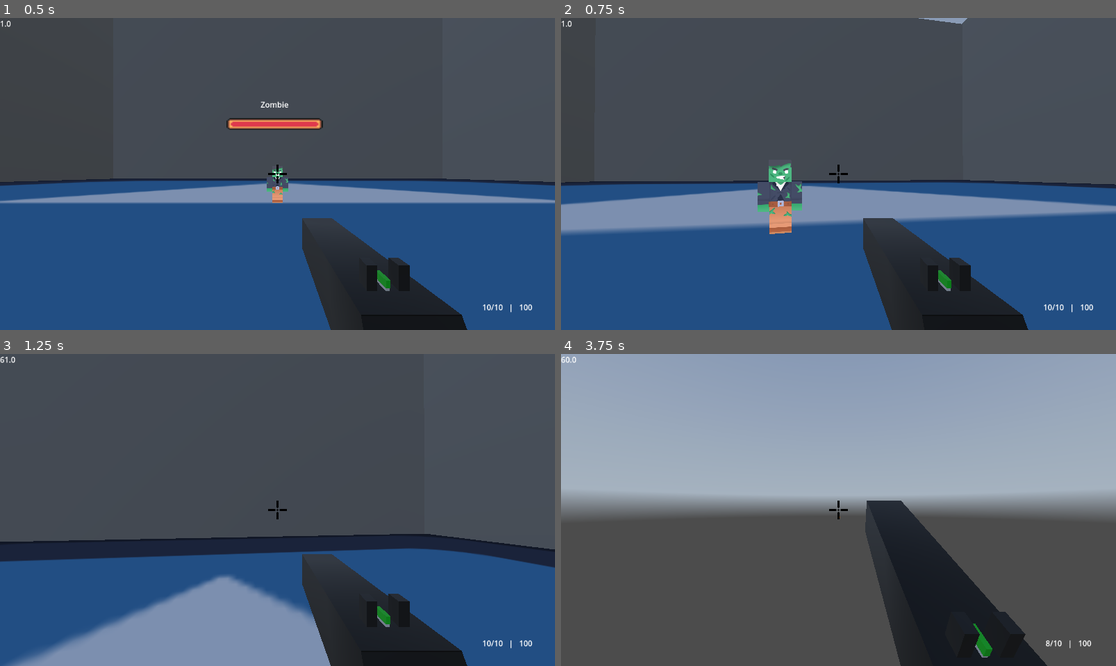
Above: before the commit, frames 1-4 (two rows, left to right).
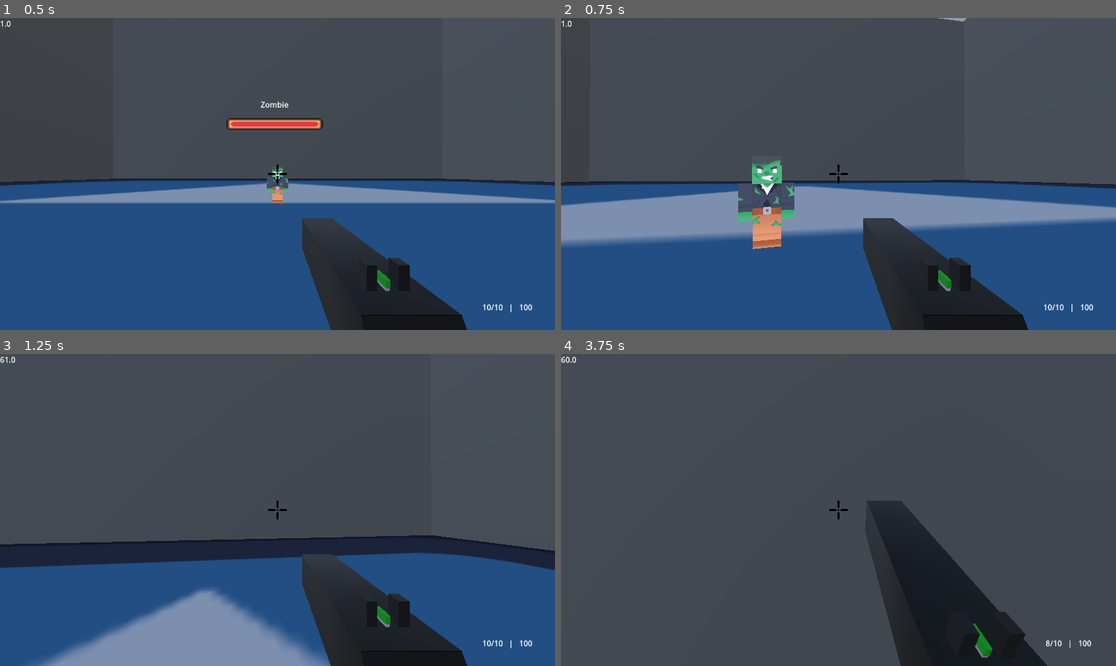
Above: after the commit, the same moments.

Repository: IgorMianowany/LooterShooterScooter
Game: Godot game, scene res://world.tscn
Same seed, same stepped clock (60 frames per second), same inputs: the game is played once before the commit and once after it. The engine's default icon, where the game draws it, is replaced by a stand-in: a white triangle on a blue panel in a dark square. A sky picture missing from this copy of the repository is replaced by a grey-blue gradient.
Inputs (mouse positions are in pixels of both pictures, inside the frame that each line leads up to):
- Up to frame 1 (0.5 s): no input
- Up to frame 2 (0.75 s): tap Enter at 0.5 s; move the mouse to (866, 174) at 0.52 s; hold W (forward) from 0.53 s (still down); hold Shift (sprint, bound only after the commit) from 0.53 s (still down)
- Up to frame 3 (1.25 s): keep holding W (forward); keep holding Shift (sprint, bound only after the commit); tap Space (jump) at 0.77 s
- Up to frame 4 (3.75 s): keep holding W (forward); move the mouse to (810, 510) at 1.27 s; release Shift (sprint, bound only after the commit) at 1.28 s; click (810, 510) at 1.35 s; tap Space (jump) at 1.52, 3.02 s; tap Shift (sprint, bound only after the commit) at 1.55, 2.85 s; move the mouse to (849, 503) at 2.02 s; hold Shift (sprint, bound only after the commit) 2.03-2.78 s; move the mouse to (832, 516) at 2.77 s; move the mouse to (877, 513) at 3.52 s; press the mouse at (877, 513) at 3.53 s

Frame 1 is identical in both runs. In frame 2, 5.8% of the frame differs, in the area x 0-100%, y 0-75%; in frame 3, 6.1%; in frame 4, 51%, in the area x 0-100%, y 0-53%.

Commit message:
added sprinting/air dashing

Diff:
--- a/player.gd
+++ b/player.gd
@@ -4,7 +4,9 @@
 const TILT_LOWER_LIMIT := deg_to_rad(-90.0)
 const TILT_UPPER_LIMIT := deg_to_rad(90.0)
 
-var speed : float = 30
+var speed : float = 15
+var sprint_multi : float = 1.5
+var is_sprinting : bool = false
 var jump_velocity = 20
 var mouse_input : bool = false
 var mouse_rotation : Vector3
@@ -13,6 +15,7 @@
 var player_rotation : Vector3
 var camera_rotation : Vector3
 var aimed_at_enemy : Enemy = null
+var dash_ready : bool = true
 
 @export var camera_controller : Camera3D
 @export var mouse_sensitivity : float = 0.15
@@ -34,22 +37,28 @@
 			velocity += get_gravity() * 2.5 * delta
 		else:
 			velocity += get_gravity() * delta * 4
+	else:
+		dash_ready = true
 
 	# Handle jump.
 	if Input.is_action_just_pressed("jump") and is_on_floor():
 		velocity.y = jump_velocity
 
-	# Get the input direction and handle the movement/deceleration.
-	# As good practice, you should replace UI actions with custom gameplay actions.
+	if Input.is_action_pressed("sprint") and is_on_floor():
+		is_sprinting = true
+	if Input.is_action_just_released("sprint"):
+		is_sprinting = false
+
 	var input_direction = Input.get_vector("left", "right", "forward", "backward")
 	var direction := (transform.basis * Vector3(input_direction.x, 0, input_direction.y)).normalized()
+	var end_speed : float = speed + (speed * sprint_multi * int(is_sprinting))
 	if direction:
 		$AnimationPlayer.play("walk")
-		velocity.x = direction.x * speed
-		velocity.z = direction.z * speed
+		velocity.x = direction.x * end_speed
+		velocity.z = direction.z * end_speed
 	else:
-		velocity.x = move_toward(velocity.x, 0, speed)
-		velocity.z = move_toward(velocity.z, 0, speed)
+		velocity.x = move_toward(velocity.x, 0, end_speed)
+		velocity.z = move_toward(velocity.z, 0, end_speed)
 	if velocity.x == 0 and velocity.z == 0:
 		$AnimationPlayer.stop()
 
@@ -68,6 +77,18 @@
 func _input(event: InputEvent) -> void:
 	if event.is_action_pressed("reload"):
 		reload()
+	if event.is_action_pressed("sprint") and not is_on_floor() and dash_ready:
+		dash()
+
+
+func dash():
+	dash_ready = false
+	speed *= 5
+	velocity.y = 0
+	await(get_tree().create_timer(.15).timeout)
+	speed = 15
+	await(get_tree().create_timer(1).timeout)
+	dash_ready = true
 
 func _unhandled_input(event):
 	mouse_input = event is InputEventMouseMotion and Input.get_mouse_mode() == Input.MOUSE_MODE_CAPTURED
--- a/project.godot
+++ b/project.godot
@@ -57,6 +57,11 @@
 "events": [Object(InputEventKey,"resource_local_to_scene":false,"resource_name":"","device":0,"window_id":0,"alt_presse …(189 unchanged characters)…
 ]
 }
+sprint={
+"deadzone": 0.2,
+"events": [Object(InputEventKey,"resource_local_to_scene":false,"resource_name":"","device":-1,"window_id":0,"alt_pressed":false,"shift_pressed":false,"ctrl_pressed":false,"meta_pressed":false,"pressed":false,"keycode":0,"physical_keycode":4194325,"key_label":0,"unicode":0,"location":0,"echo":false,"script":null)
+]
+}
 
 [layer_names]
 
Not shown, added: player.tscn37658642048.tmp
